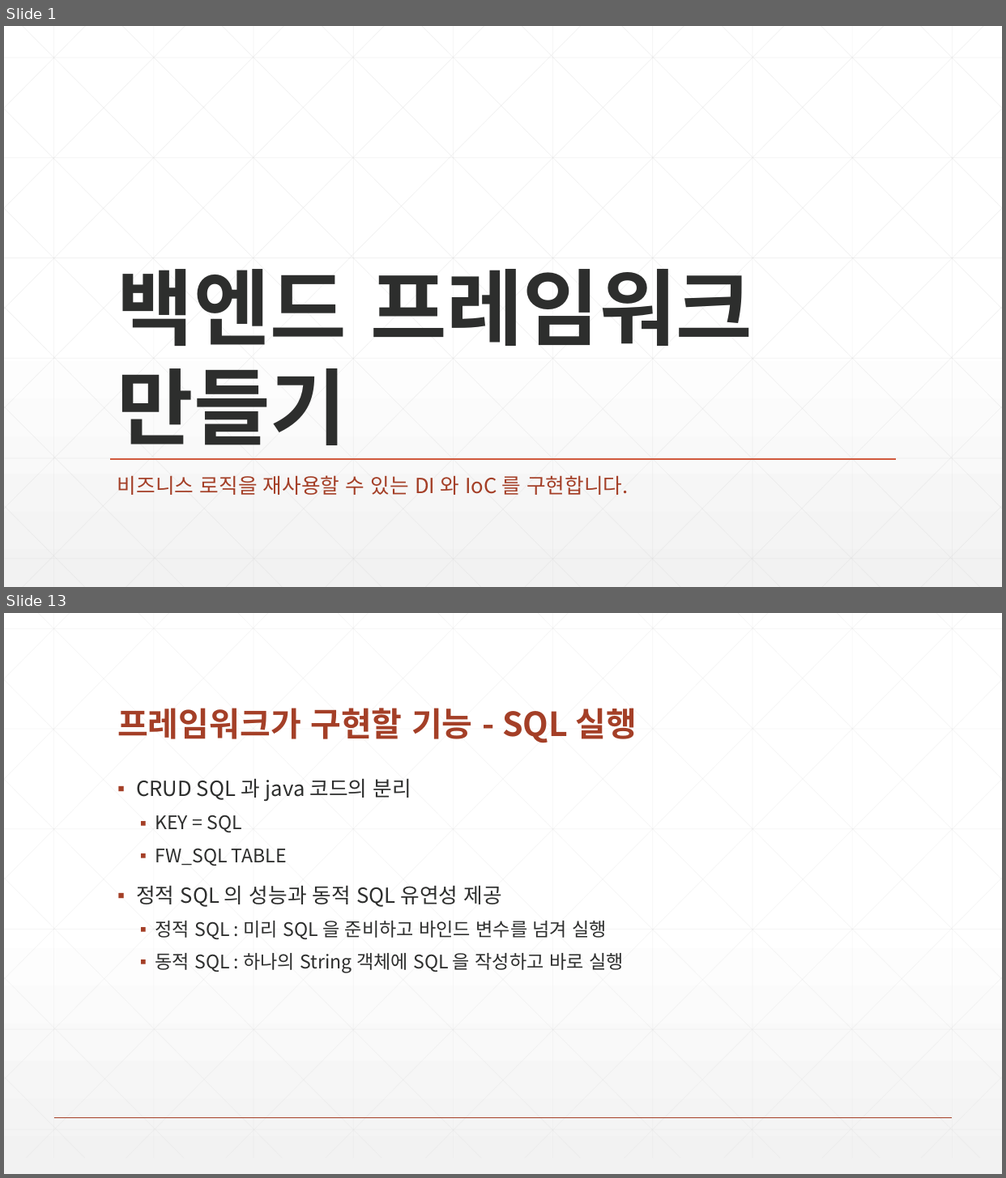
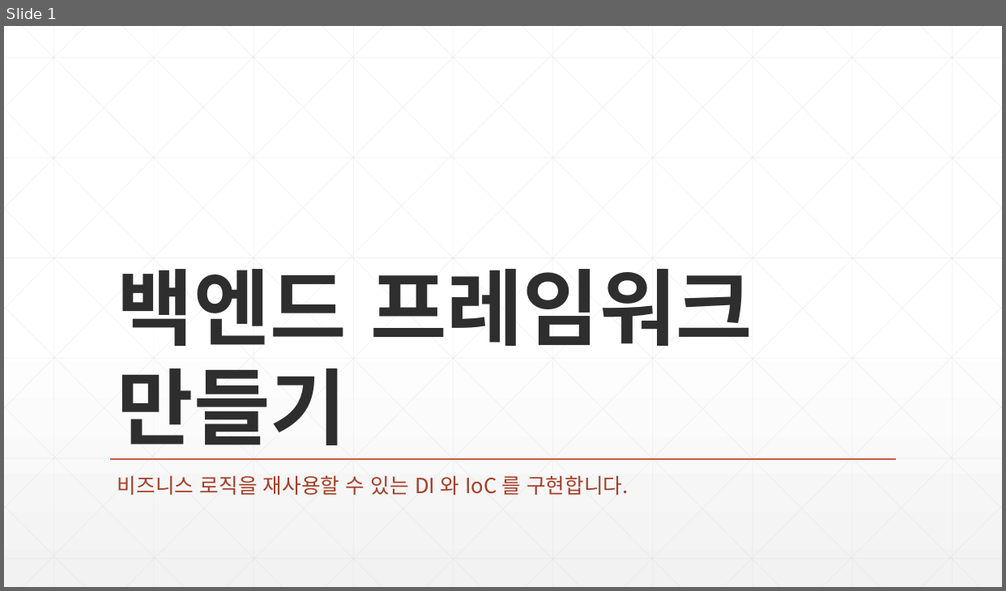
Before and after one commit to zeroshift01/code5, a slide deck: inflearn04/doc/교재.pptx. Shown one above the other, each under a label of ours: slides 1 and 13 before the commit, slide 1 after it; the slides between them are not shown. The pictures are 1006x1178 and 1006x591 pixels, drawn with LibreOffice and Linux fonts; fonts in the diff are those of the drawing. Boxes give left, top, right and bottom in pixels: in the first picture for what was removed or moved away, otherwise in the second. Text is boxed around its words. In the diff, an @@ line names an element or a change of style, - is before the commit and + after.

```diff
--- a/inflearn04/doc/교재.pptx
+++ b/inflearn04/doc/교재.pptx
@@ slide 13 removed at (4,613,1002,1174), background gradient #FFFFFF to #F2F2F2 @@
@@ title removed at (117,708,637,743) @@
-프레임워크가 구현할 기능 - SQL 실행
@@ text removed at (136,778,624,973) @@
-▪ CRUD SQL 과 java 코드의 분리
-  ▪ KEY = SQL
-  ▪ FW_SQL TABLE
-▪ 정적 SQL 의 성능과 동적 SQL 유연성 제공
-  ▪ 정적 SQL : 미리 SQL 을 준비하고 바인드 변수를 넘겨 실행
-  ▪ 동적 SQL : 하나의 String 객체에 SQL 을 작성하고 바로 실행
@@ group removed at (4,613,1002,1159): 46 lines @@
@@ line removed from (54, 1118) to (953, 1118) @@
```
Also in this commit, not shown: 5 slides changed, 2 slides added, 9 other slides removed, 6 other files.
